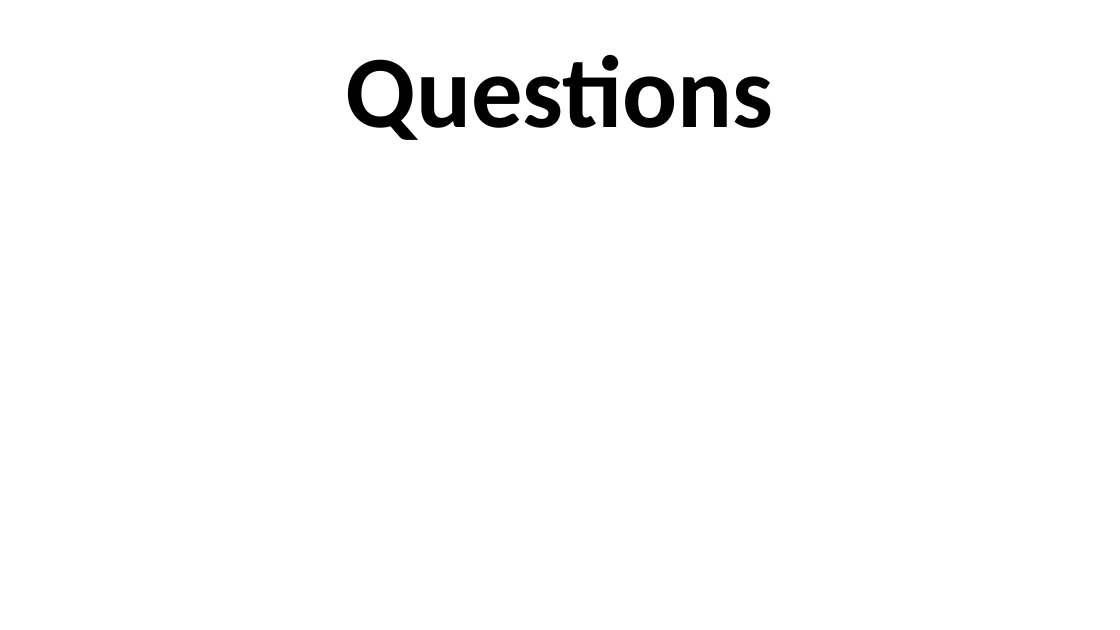
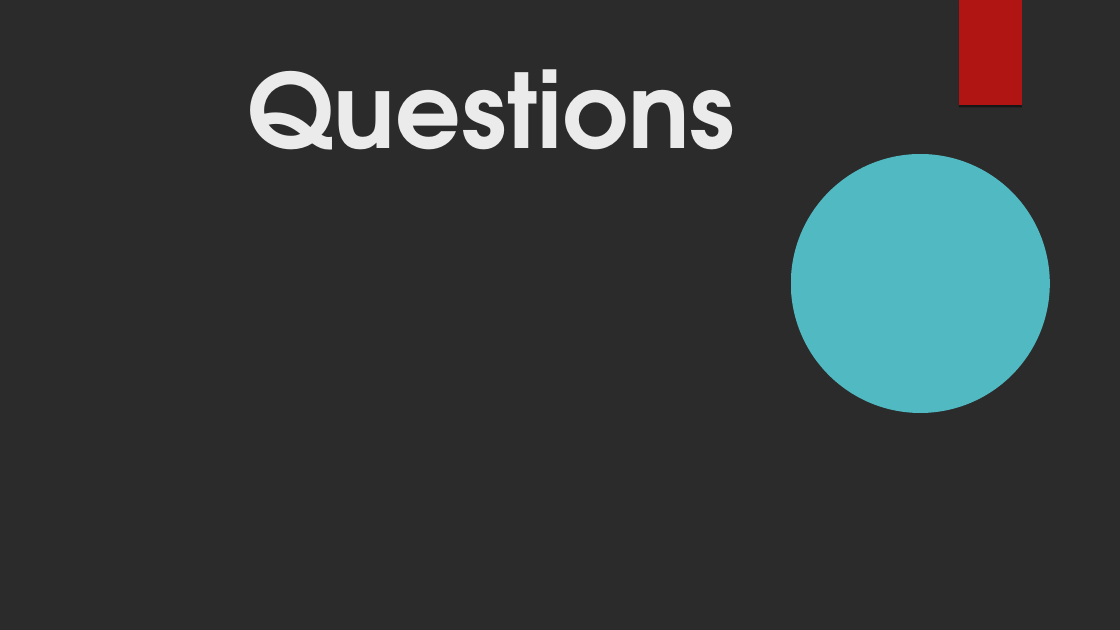
Before and after one commit to kvk4life/GAM21gr2, a slide deck: slide 14 of Presentatie documenten/Order 66’s Pitch.odp (slide 10 before the commit). Drawn at 1120x630 pixels with LibreOffice and Linux fonts; fonts in the diff are those of the drawing; background and template pictures are left out; a plain dark background stands for a picture behind light text. Boxes give left, top, right and bottom in pixels: in the first picture for what was removed or moved away, otherwise in the second. Text is boxed around its words. In the diff, an @@ line names an element or a change of style, - is before the commit and + after.

```diff
--- a/Presentatie documenten/Order 66’s Pitch.odp
+++ b/Presentatie documenten/Order 66’s Pitch.odp
@@ background #FFFFFF to picture (left out) @@
@@ freeform shape added at bbox=[959, 0, 1022, 105], fill #B01513 @@
@@ title "Questions": place and size @@
-title "Questions" at bbox=[346, 55, 774, 140]
+title "Questions" at bbox=[248, 69, 735, 150]
@@ title "Questions" at bbox=[248, 69, 735, 150]: font Calibri to TeX Gyre Adventor, text colour #000000 to #EBEBEB; line spacing 0.9 to 1; vertical alignment middle to top @@
@@ freeform shape added at bbox=[791, 154, 1049, 413], fill #50B9C1 @@
```
Also in this commit, not shown: 8 other slides changed, 5 slides added, 1 slide removed, 1 other file.
